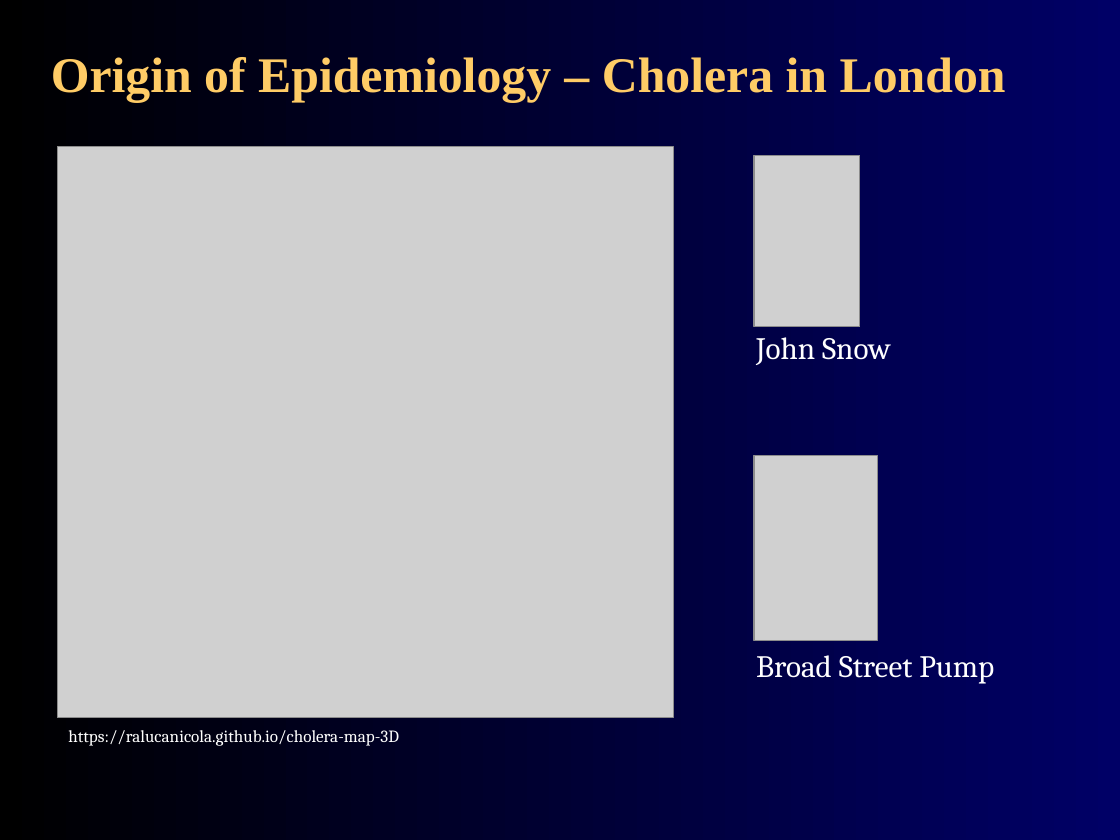
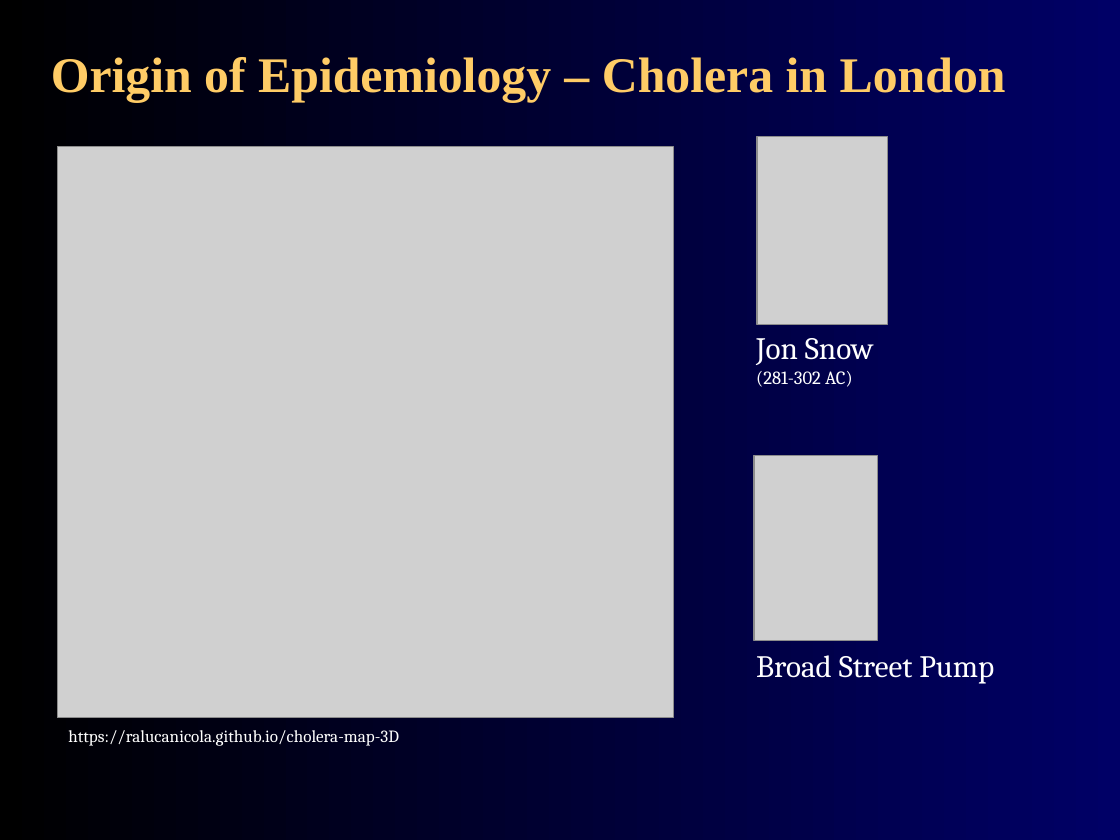
Before and after one commit to agmcarthur/Biochem-3BP3, a slide deck: slide 9 of Lectures/Lecture 7 - Molecular Epidemiology.pptx. Drawn at 1120x840 pixels with LibreOffice and Linux fonts; fonts in the diff are those of the drawing; grey boxes stand for pictures. Boxes give left, top, right and bottom in pixels: in the first picture for what was removed or moved away, otherwise in the second. Text is boxed around its words. In the diff, an @@ line names an element or a change of style, - is before the commit and + after.

```diff
--- a/Lectures/Lecture 7 - Molecular Epidemiology.pptx
+++ b/Lectures/Lecture 7 - Molecular Epidemiology.pptx
@@ picture: place and size @@
-picture at [754, 156, 859, 327]
+picture at [757, 137, 888, 325]
@@ text at [756, 338, 874, 387]: text changed; size 20 to 12 pt @@
-John Snow
+Jon Snow
+(281-302 AC)
```
Also in this commit, not shown: 1 other slide changed, 1 slide added, 4 other files.
